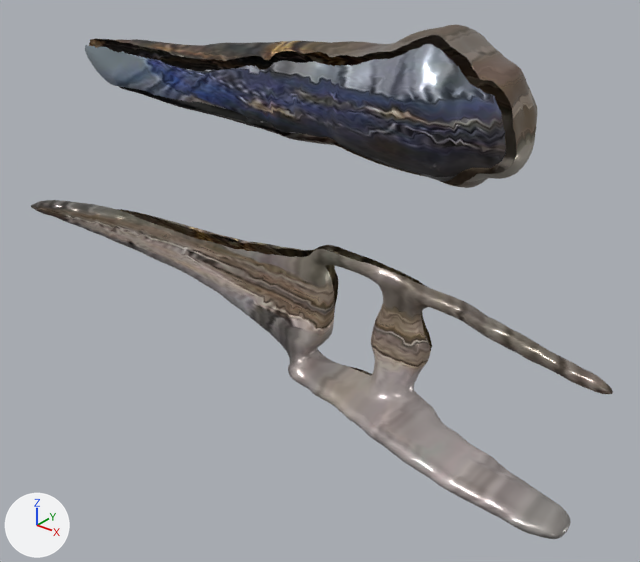
The glTF model public/models/alkafeel/kfl-2223.glb, before and after one commit.
Before and after are seen from a camera (50 mm lens) standing at (0.733, -0.825, 0.41) and looking at (0.074, -0.001, -0.101). The axes (+X, +Y, +Z) are drawn at lower left. The lights are the same throughout. The first picture is the older version.

The first picture shows 'geometry_0'.
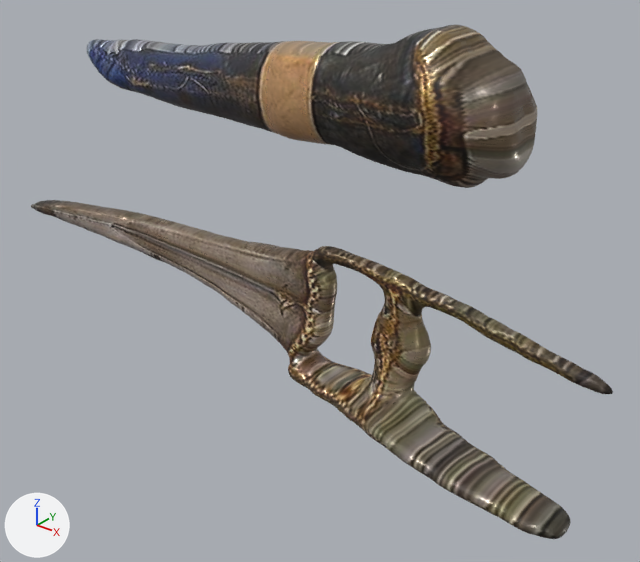
Changed parts and their boxes (x1, y1, x2, y2) in the pictures (640 x 562 px; the box of a moved part takes in the faces that stretch with it):
part 1 of me_geometry_0, moved or reshaped
    before: (84, 30, 522, 414)
    after: (86, 30, 522, 416)
part 2 of me_geometry_0, surface changed
    both: (31, 25, 613, 539)
part 3 of me_geometry_0, recoloured
    both: (31, 25, 613, 539)

Patch to the scene script:
```diff
--- a/public/models/alkafeel/kfl-2223.glb.py
+++ b/public/models/alkafeel/kfl-2223.glb.py
@@ mat_alkafeel_watertight_pbr @@
+mat_alkafeel_watertight_pbr = bpy.data.materials.new('AlKafeel_Watertight_PBR')
+# uses the picture img_image_0
+# uses the picture img_image_1
+# uses the picture img_image_2
@@ me_geometry_0 @@
 # used by ob_geometry_0; location = (0.0, 0.0, 0.0)
-me_geometry_0.from_pydata(...)  # 11186 vertices, 21168 faces; spans x -0.494..0.491, y -0.139..0.14, z -0.239..0.237
+me_geometry_0.from_pydata(...)  # 10586 vertices, 21168 faces; spans x -0.494..0.491, y -0.139..0.14, z -0.238..0.237
+# me_geometry_0 part 1: 1422 vertices moved from x -0.436..0.33, y -0.015..0.02, z -0.238..0.235 to x -0.435..0.33, y -0.015..0.019, z -0.238..0.234; 1073 vertices removed from x -0.431..0.33, y -0.013..0.02, z -0.238..0.233; 473 vertices added at x -0.429..0.33, y -0.012..0.02, z -0.235..0.23
+# me_geometry_0 part 2: 18971 kept faces spanning x -0.494..0.491, y -0.139..0.14, z -0.238..0.237 get new texture (UV) coordinates
+# me_geometry_0 part 3: 19083 faces spanning x -0.494..0.491, y -0.139..0.14, z -0.238..0.237 switch from mat_alkafeel_hd_pbr to mat_alkafeel_watertight_pbr
```
